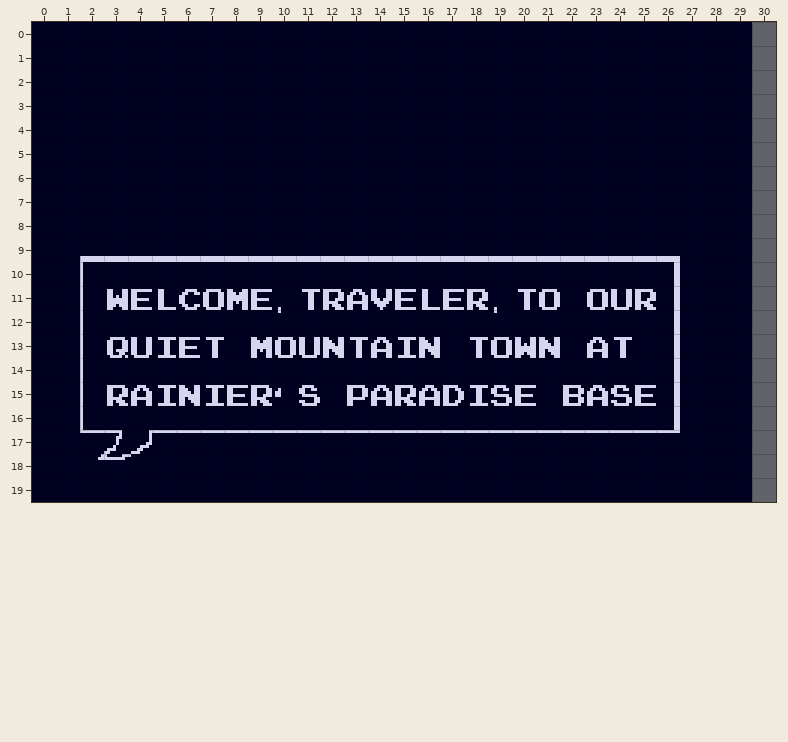
Tiled map -- diaOne.tmx. Above, as it was before the edit.
Cells are 8x8 px. Shown: x 0..30, y 0..19.
The result:
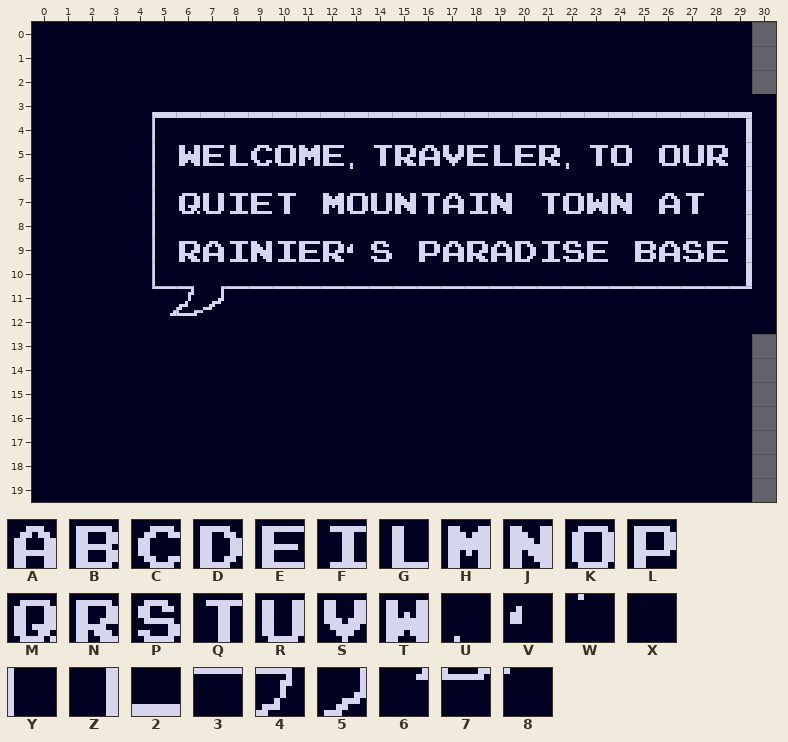
Key: from "dialogueFont": A 96, B 97, C 98, D 99, E 100, F 104, G 107, H 108, J 128, K 129, L 130, M 131, N 132, P 133, Q 134, R 135, S 136, T 137, U 161, V 163, W 193, X 224, Y 227, Z 292, 2 296, 3 357, 4 358, 5 359, 6 389, 7 390, 8 391.
_ is an empty cell.
The exact change:
{"where": "layer \"Tile Layer 1\""}
{"y":3,"x":5,"old":"XXXXXXXXXXXXXXXXXXXXXXXXX_","new":"2222222222222222222222222X"}
{"y":4,"x":5,"old":"X","new":"Y"}
{"y":4,"x":29,"old":"X_","new":"ZX"}
{"y":5,"x":5,"old":"XXXXXXXXXXXXXXXXXXXX","new":"YTEGCKHEUQNASEGENUQK"}
{"y":5,"x":26,"old":"XXXX_","new":"KRNZX"}
{"y":6,"x":5,"old":"X","new":"Y"}
{"y":6,"x":13,"old":"X","new":"W"}
{"y":6,"x":22,"old":"X","new":"W"}
{"y":6,"x":29,"old":"X_","new":"ZX"}
{"y":7,"x":5,"old":"XXXXXX","new":"YMRFEQ"}
{"y":7,"x":12,"old":"XXXXXXXX","new":"HKRJQAFJ"}
{"y":7,"x":21,"old":"XXXX","new":"QKTJ"}
{"y":7,"x":26,"old":"XX","new":"AQ"}
{"y":7,"x":29,"old":"X_","new":"ZX"}
{"y":8,"x":5,"old":"X","new":"Y"}
{"y":8,"x":29,"old":"X_","new":"ZX"}
{"y":9,"x":2,"old":"2222222222222222222222222XXX_","new":"XXXYNAFJFENVPXLANADFPEXBAPEZX"}
{"y":10,"x":2,"old":"Y","new":"X"}
{"y":10,"x":5,"old":"X","new":"Y"}
{"y":10,"x":26,"old":"Z","new":"X"}
{"y":10,"x":29,"old":"X_","new":"ZX"}
{"y":11,"x":2,"old":"YTEGCKHEUQNASEGENUQKXKRNZXXX_","new":"XXX3453333333333333333333333X"}
{"y":12,"x":2,"old":"Y","new":"X"}
{"y":12,"x":5,"old":"XXX","new":"678"}
{"y":12,"x":10,"old":"W","new":"X"}
{"y":12,"x":19,"old":"W","new":"X"}
{"y":12,"x":26,"old":"Z","new":"X"}
{"y":12,"x":30,"old":"_","new":"X"}
{"y":13,"x":2,"old":"YMRFEQ","new":"XXXXXX"}
{"y":13,"x":9,"old":"HKRJQAFJ","new":"XXXXXXXX"}
{"y":13,"x":18,"old":"QKTJ","new":"XXXX"}
{"y":13,"x":23,"old":"AQ","new":"XX"}
{"y":13,"x":26,"old":"Z","new":"X"}
{"y":14,"x":2,"old":"Y","new":"X"}
{"y":14,"x":26,"old":"Z","new":"X"}
{"y":15,"x":2,"old":"YNAFJFENVP","new":"XXXXXXXXXX"}
{"y":15,"x":13,"old":"LANADFPE","new":"XXXXXXXX"}
{"y":15,"x":22,"old":"BAPEZ","new":"XXXXX"}
{"y":16,"x":2,"old":"Y","new":"X"}
{"y":16,"x":26,"old":"Z","new":"X"}
{"y":17,"x":2,"old":"3453333333333333333333333","new":"XXXXXXXXXXXXXXXXXXXXXXXXX"}
{"y":18,"x":2,"old":"678","new":"XXX"}
{"label":"changed","picture_box":[80,94,776,460]}
